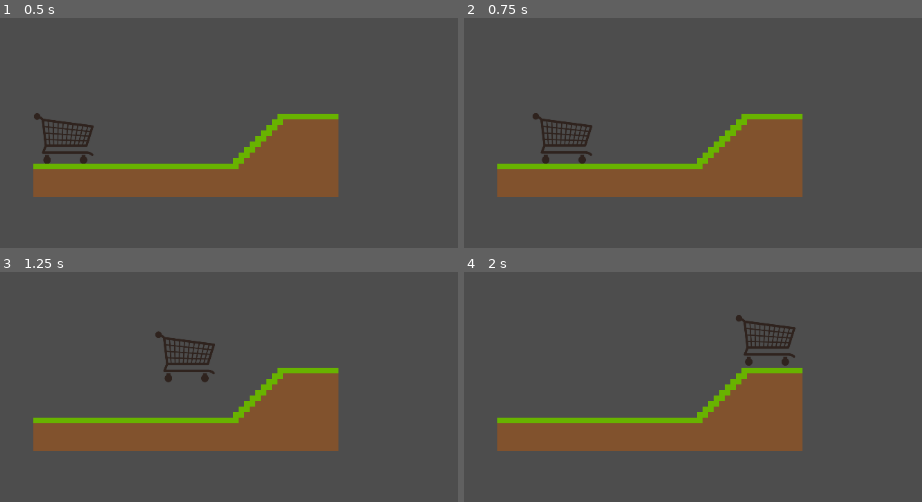
Above: before the commit, frames 1-4 (two rows, left to right).
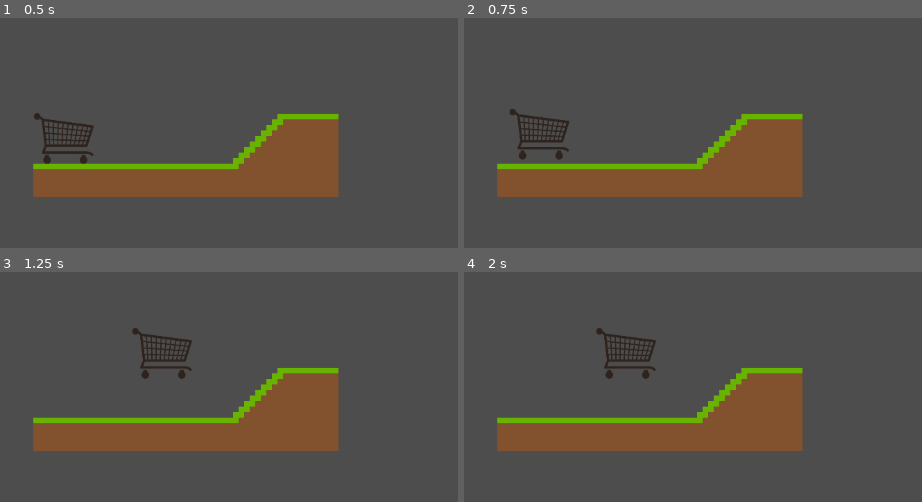
Above: after the commit, the same moments.

Repository: Glace2222/Cart_Jumpandrun
Game: Godot game, scene res://cart_jumpandrun.tscn
Two runs of this game, one before a commit and one after it. Both use one fixed random seed, a clock stepped at 60 frames per second and the inputs below.
Inputs:
- Up to frame 1 (0.5 s): no input
- Up to frame 2 (0.75 s): tap Enter at 0.5 s; hold D from 0.53 s (still down); tap R at 0.6 s
- Up to frame 3 (1.25 s): keep holding D; tap Space at 0.77 s
- Up to frame 4 (2 s): keep holding D; tap R at 1.35 s; tap Space at 1.52 s

Frame 1 is identical in both runs. In frame 2, 1.4% of the frame differs, in the area x 10-28%, y 39-64%; in frame 3, 1.4%; in frame 4, 1.9%, in the area x 28-73%, y 18-47%.

Commit message:
respawn with key R

Diff:
--- a/cart_jumpandrun.gd
+++ b/cart_jumpandrun.gd
@@ -8,7 +8,8 @@
 
 # Called every frame. 'delta' is the elapsed time since the previous frame.
 func _process(delta: float) -> void:
-	pass
+	if Input.is_key_label_pressed(KEY_R):
+		get_tree().reload_current_scene()
 
 
 func _on_area_2d_body_entered(body: Node2D) -> void:
